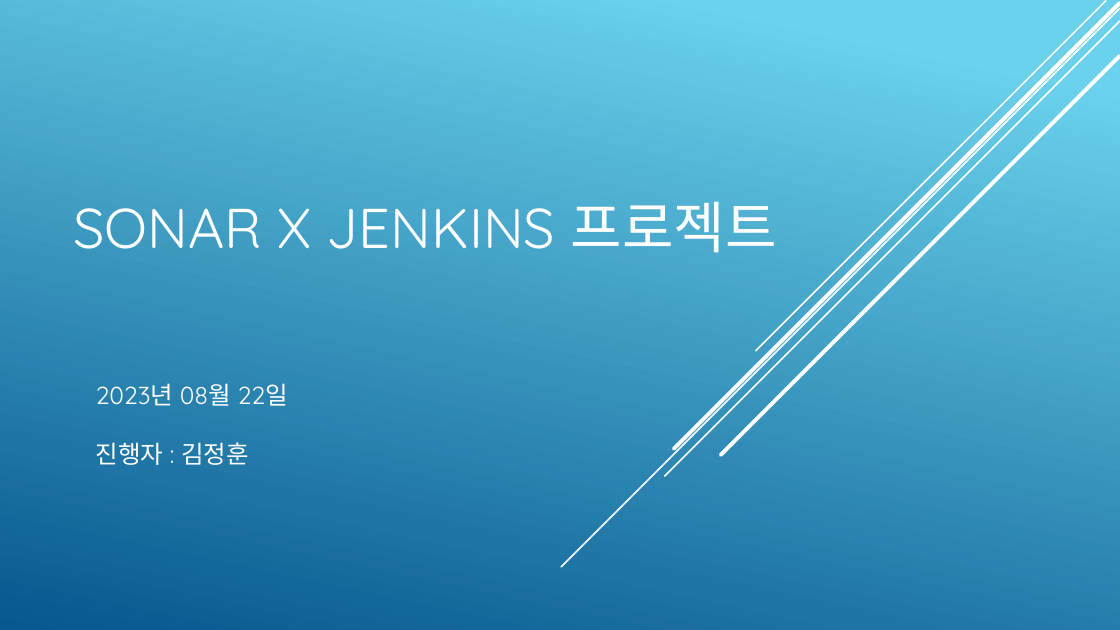
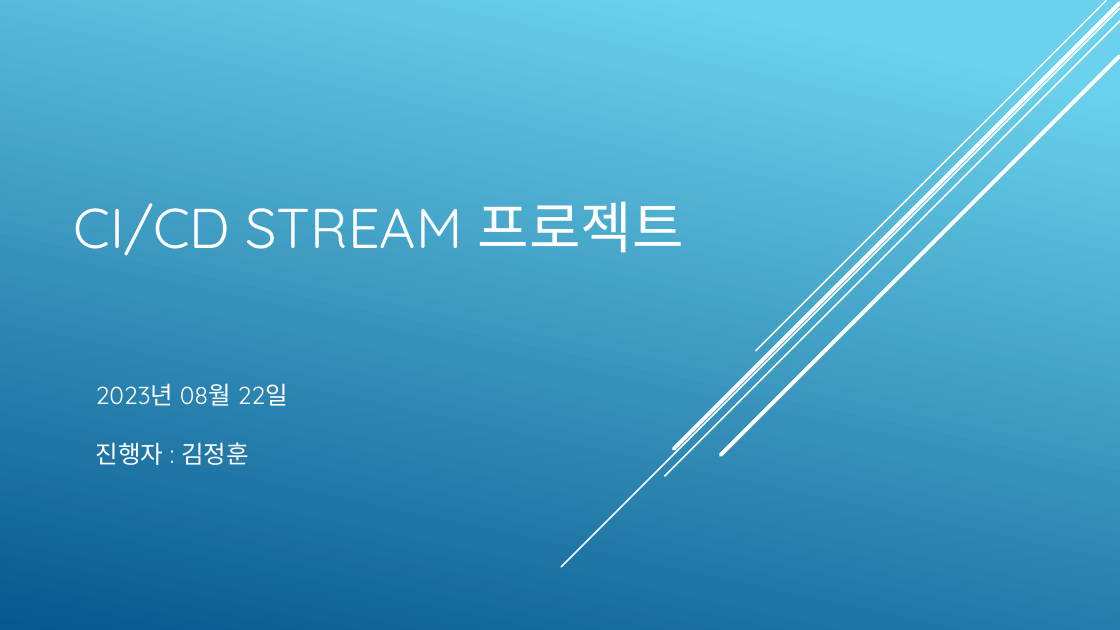
Before and after one commit to KimJeongHoon190/First_Project, a slide deck: slide 1 of 제출자료/최종 발표 프레젠테이션(김정훈).pptx. Drawn at 1120x630 pixels with LibreOffice and Linux fonts; fonts in the diff are those of the drawing. Boxes give left, top, right and bottom in pixels: in the first picture for what was removed or moved away, otherwise in the second. Text is boxed around its words. In the diff, an @@ line names an element or a change of style, - is before the commit and + after.

```diff
--- a/제출자료/최종 발표 프레젠테이션(김정훈).pptx
+++ b/제출자료/최종 발표 프레젠테이션(김정훈).pptx
@@ title at bbox=[74, 201, 684, 255]: text changed @@
-SONAR X JENKINS 프로젝트
+CI/CD STREAM 프로젝트
```
Also in this commit, not shown: 4 other slides changed.
